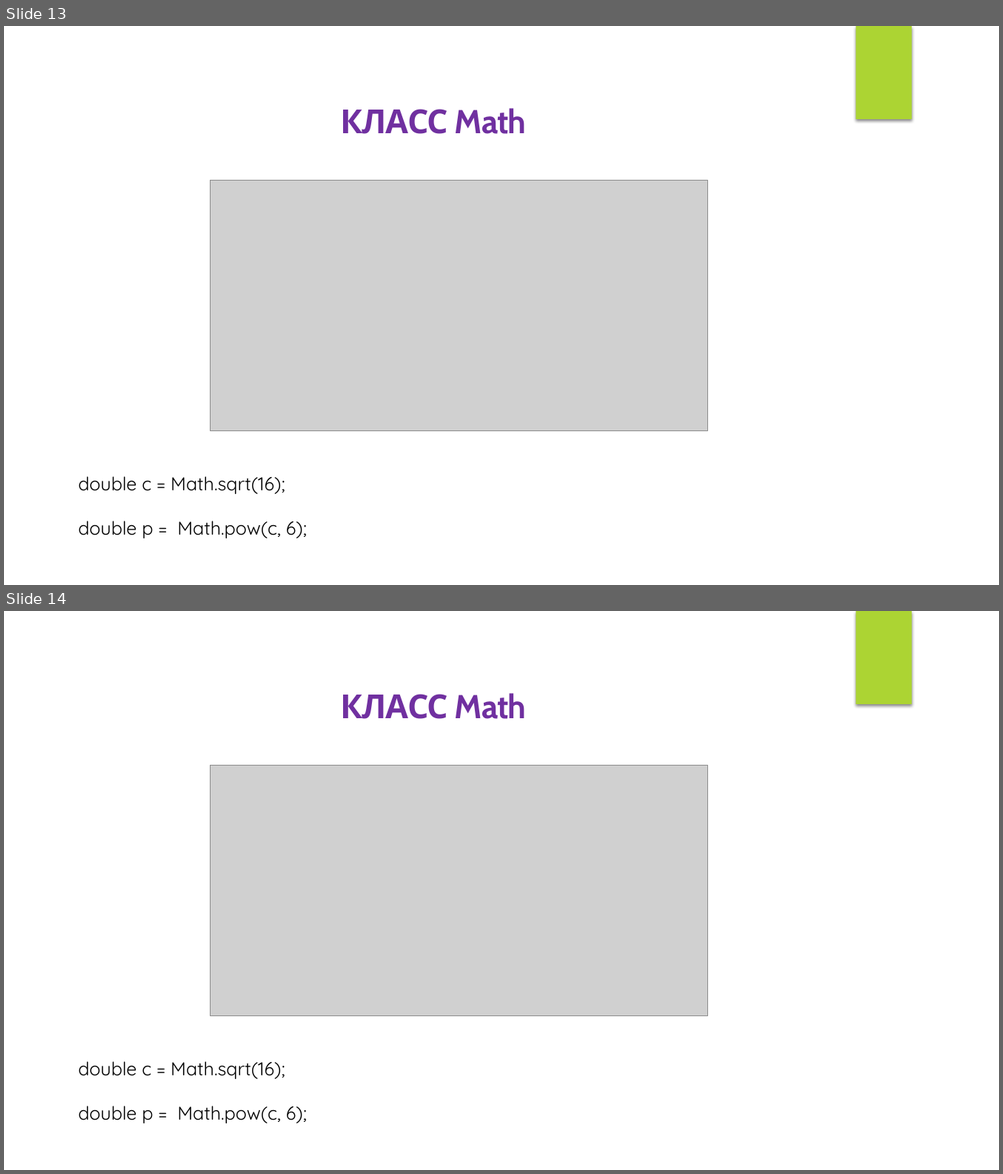
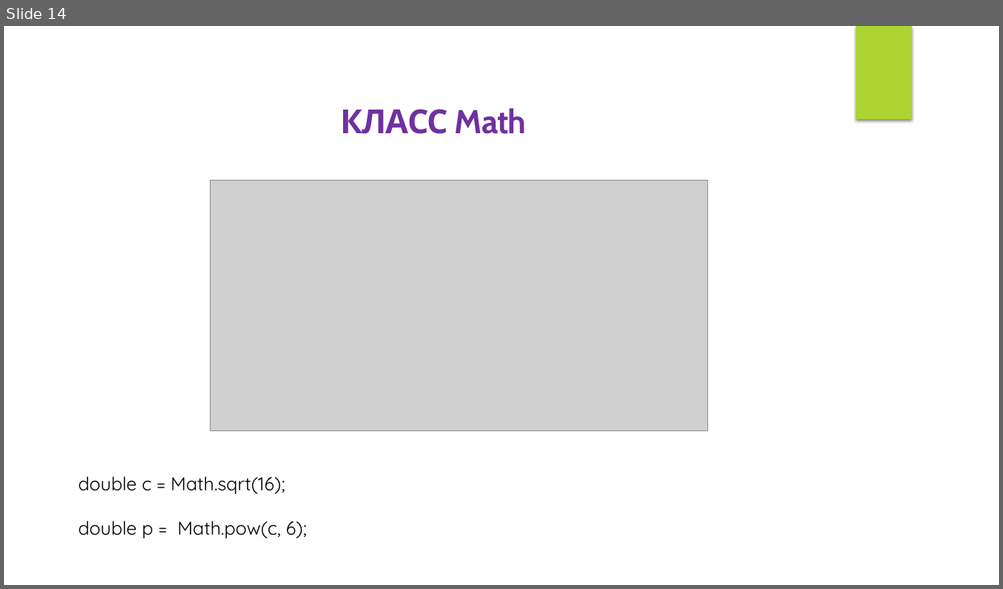
Before and after one commit to IriEfremova/LessonsCube, a slide deck: Android/Lesson5/Operation.pptx. Shown one above the other, each under a label of ours: slides 13 and 14 before the commit, slide 14 after it. The pictures are 1003x1174 and 1003x589 pixels, drawn with LibreOffice and Linux fonts; fonts in the diff are those of the drawing; grey boxes stand for pictures. Boxes give left, top, right and bottom in pixels: in the first picture for what was removed or moved away, otherwise in the second. Text is boxed around its words. In the diff, an @@ line names an element or a change of style, - is before the commit and + after.

```diff
--- a/Android/Lesson5/Operation.pptx
+++ b/Android/Lesson5/Operation.pptx
@@ slide 14 removed at (4, 611, 999, 1170), background #FFFFFF; not listed: 1 template element that a slide beside it also shows @@
@@ text removed at (341, 693, 526, 719) @@
-КЛАСС Math
@@ picture removed at (210, 766, 708, 1016) @@
@@ text removed at (78, 1062, 307, 1124) @@
-double c = Math.sqrt(16);
-double p = Math.pow(c, 6);
@@ what was slide 13 is now slide 14 @@
```
Also in this commit, not shown: 3 slides added, 3 other files.
